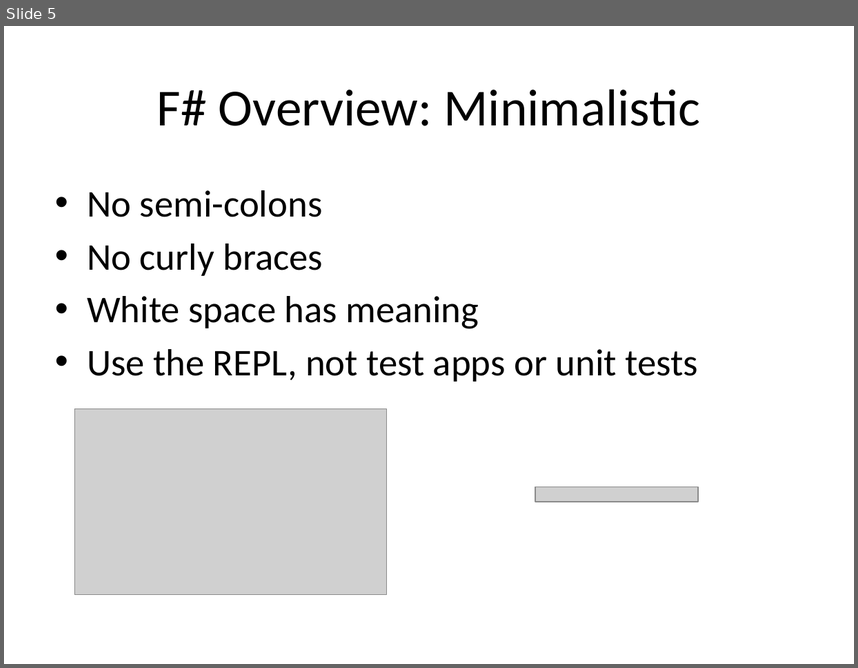
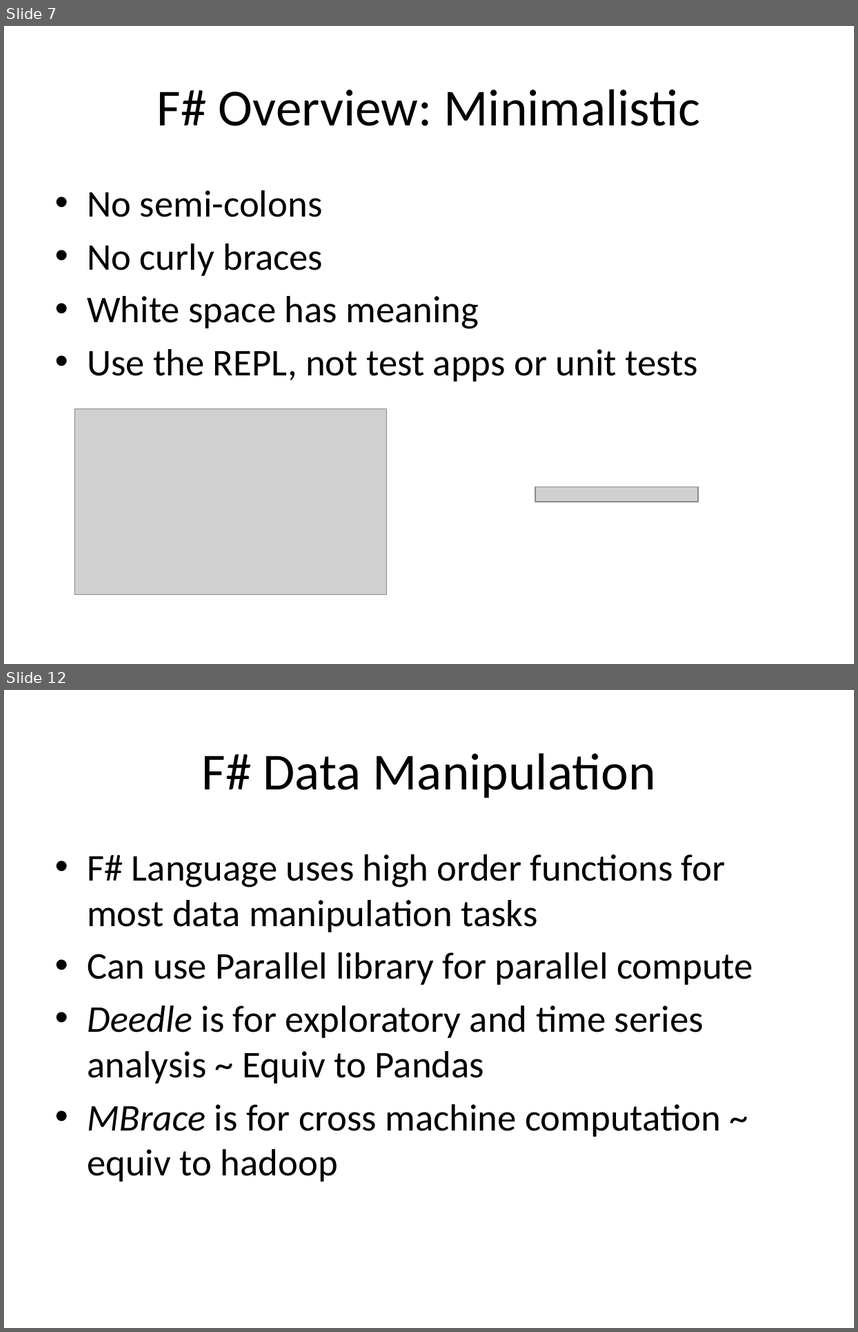
Before and after one commit to AlanGitHub00/PydataNYC, a slide deck: presentation/FSharpForData.pptx. Shown one above the other, each under a label of ours: slide 5 before the commit, slides 7 and 12 after it; the slides between them are not shown. The pictures are 858x668 and 858x1332 pixels, drawn with LibreOffice and Linux fonts; fonts in the diff are those of the drawing; grey boxes stand for pictures. Boxes give left, top, right and bottom in pixels: in the first picture for what was removed or moved away, otherwise in the second. Text is boxed around its words. In the diff, an @@ line names an element or a change of style, - is before the commit and + after.

Commit message:
Added Data Manipulation

```diff
--- a/presentation/FSharpForData.pptx
+++ b/presentation/FSharpForData.pptx
@@ slide 12 added at <box>4,690,854,1328</box>, background #FFFFFF @@
@@ title added at <box>201,753,656,798</box>, 44 pt, text #000000 @@
+F# Data Manipulation
@@ text added at <box>87,854,753,1181</box>, 32 pt, text #000000 @@
+• F# Language uses high order functions for most data manipulation tasks
+• Can use Parallel library for parallel compute
+• Deedle is for exploratory and time series analysis ~ Equiv to Pandas
+• MBrace is for cross machine computation ~ equiv to hadoop
@@ what was slide 5 is now slide 7 @@
```
Also in this commit, not shown: 1 slide changed, 11 other slides added, 8 other files.
